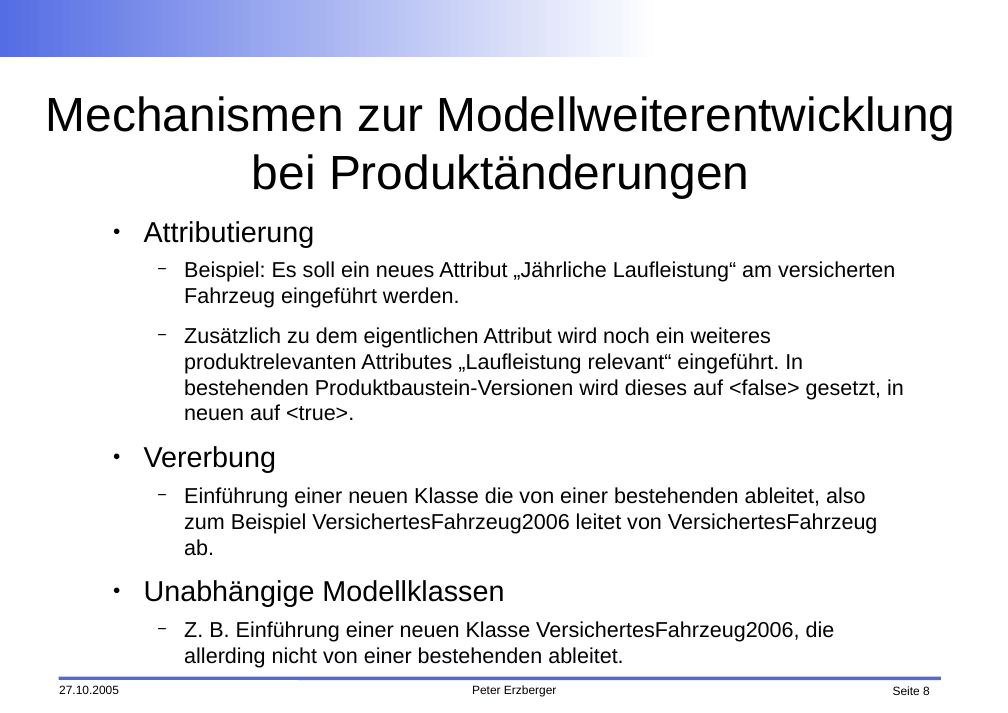
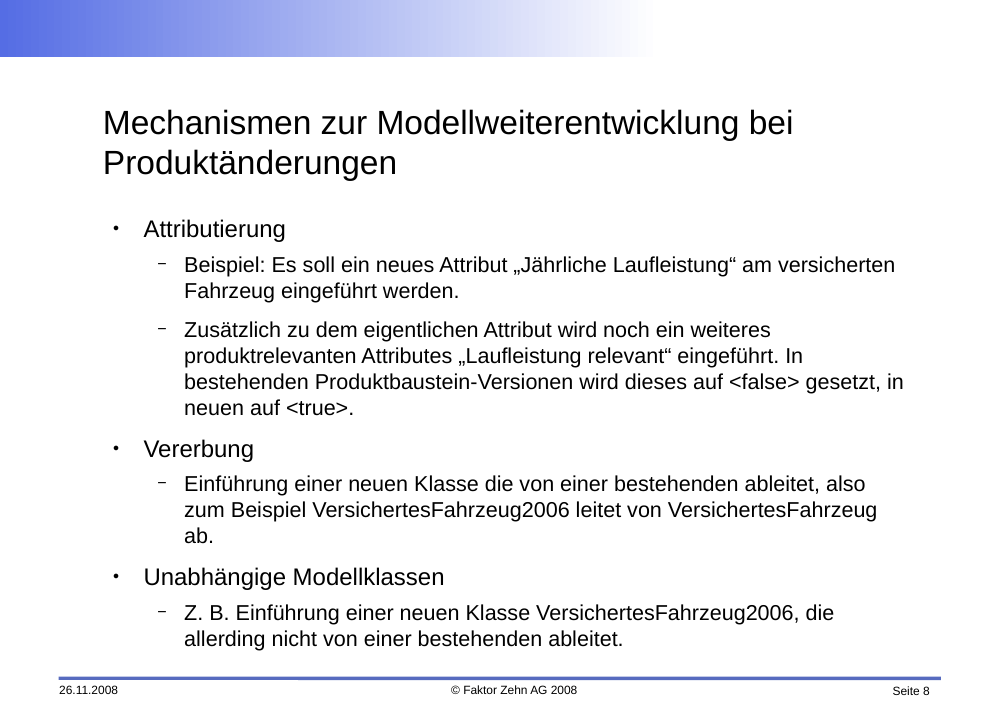
Before and after one commit to faktorips/faktorips.base, a slide deck: slide 8 of org.faktorips.doc/presentations/FaktorIPS-Produktaenderungen im Zeitablauf nach VAA.odp. Drawn at 1008x713 pixels with LibreOffice and Linux fonts; fonts in the diff are those of the drawing; background and template pictures are left out. Boxes give left, top, right and bottom in pixels: in the first picture for what was removed or moved away, otherwise in the second. Text is boxed around its words. In the diff, an @@ line names an element or a change of style, - is before the commit and + after.

```diff
--- a/org.faktorips.doc/presentations/FaktorIPS-Produktaenderungen im Zeitablauf nach VAA.odp
+++ b/org.faktorips.doc/presentations/FaktorIPS-Produktaenderungen im Zeitablauf nach VAA.odp
@@ title "Mechanismen zur Modellweiterentwicklung bei Produktänderunge ...": place and size @@
-title "Mechanismen zur Modellweiterentwicklung bei Produktänderunge ..." at <box>46,96,956,198</box>
+title "Mechanismen zur Modellweiterentwicklung bei Produktänderunge ..." at <box>103,109,794,180</box>
@@ title "Mechanismen zur Modellweiterentwicklung bei Produktänderunge ..." at <box>103,109,794,180</box>: size 40 to 28 pt; alignment centre to left @@
@@ text at <box>144,219,286,462</box>: size 24 to 20 pt in "Attributierung", "Vererbung", "Unabhängige Modellklassen" @@
@@ text at <box>59,685,118,694</box>: text changed @@
-27.10.2005
+26.11.2008
@@ text at <box>463,685,578,694</box>: text changed @@
-Peter Erzberger
+© Faktor Zehn AG 2008
```
Also in this commit, not shown: 7 other slides changed, 36 other files.
